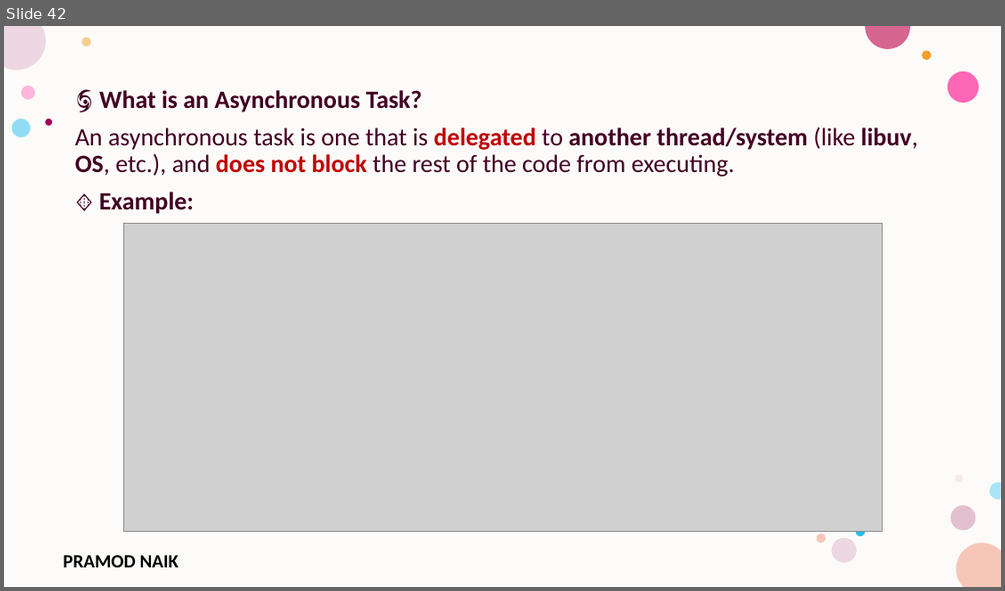
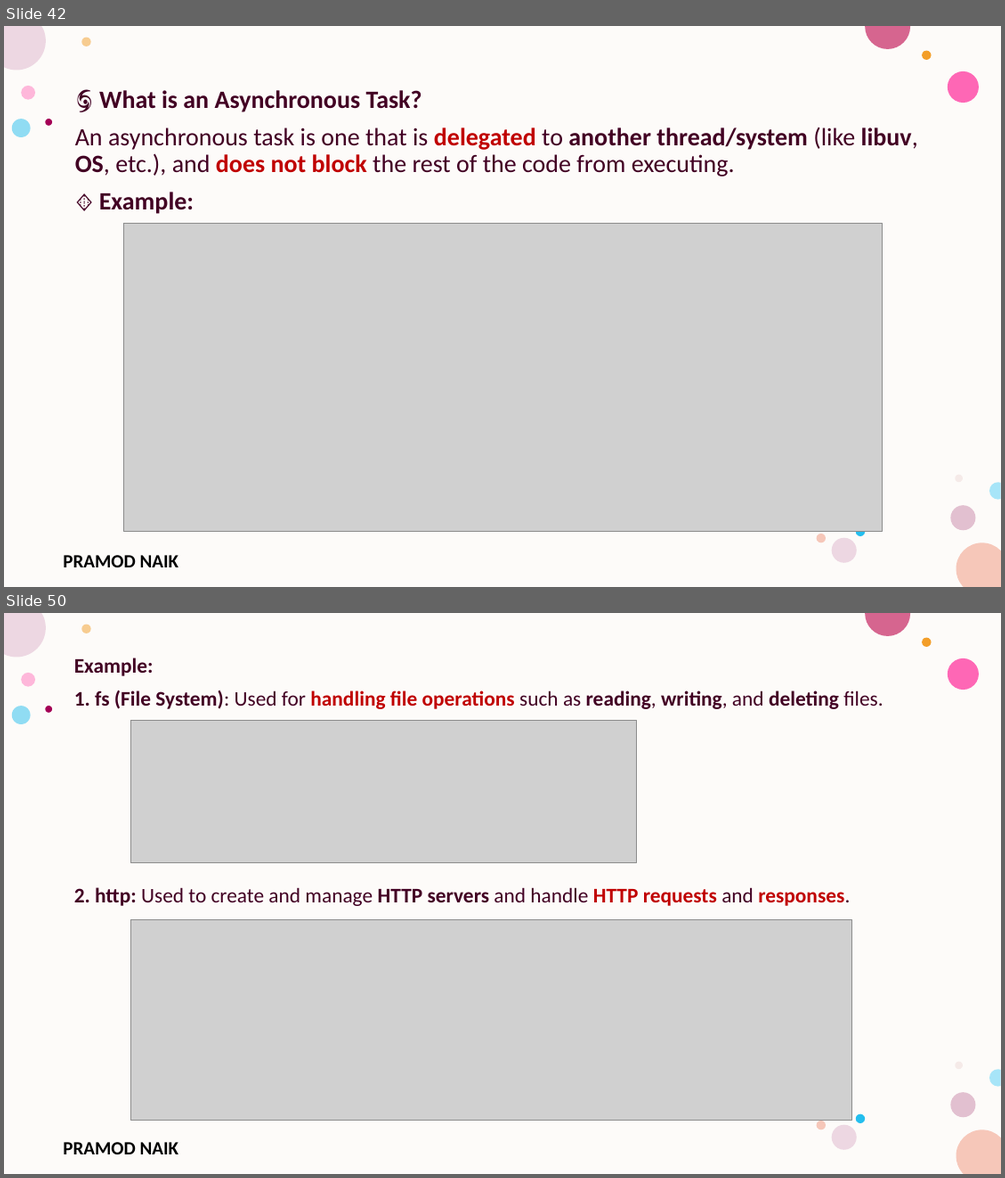
Before and after one commit to PRAMODNAIK-DEV/Node.js-Hands-on-Workshop, a slide deck: Node.js-Hands-on-Workshop 2025.pptx. Shown one above the other, each under a label of ours: slide 42 before the commit, slides 42 and 50 after it; the slides between them are not shown. The pictures are 1005x591 and 1005x1178 pixels, drawn with LibreOffice and Linux fonts; fonts in the diff are those of the drawing; grey boxes stand for pictures; background and template pictures are left out. Boxes give left, top, right and bottom in pixels: in the first picture for what was removed or moved away, otherwise in the second. Text is boxed around its words. In the diff, an @@ line names an element or a change of style, - is before the commit and + after.

```diff
--- a/Node.js-Hands-on-Workshop 2025.pptx
+++ b/Node.js-Hands-on-Workshop 2025.pptx
@@ slide 50 added at [4, 613, 1001, 1174], background #FFFFFF; not listed: 17 template elements that a slide beside it also shows @@
@@ text added at [74, 657, 882, 906], 20 pt, text #420023, bold @@
+Example:
+1. fs (File System): Used for handling file operations such as reading, writing, and deleting files.
+2. http: Used to create and manage HTTP servers and handle HTTP requests and responses.
@@ picture added at [130, 720, 637, 862] @@
@@ picture added at [130, 919, 851, 1121] @@
```
Also in this commit, not shown: 1 slide changed, 16 other slides added, 2 slides removed.
